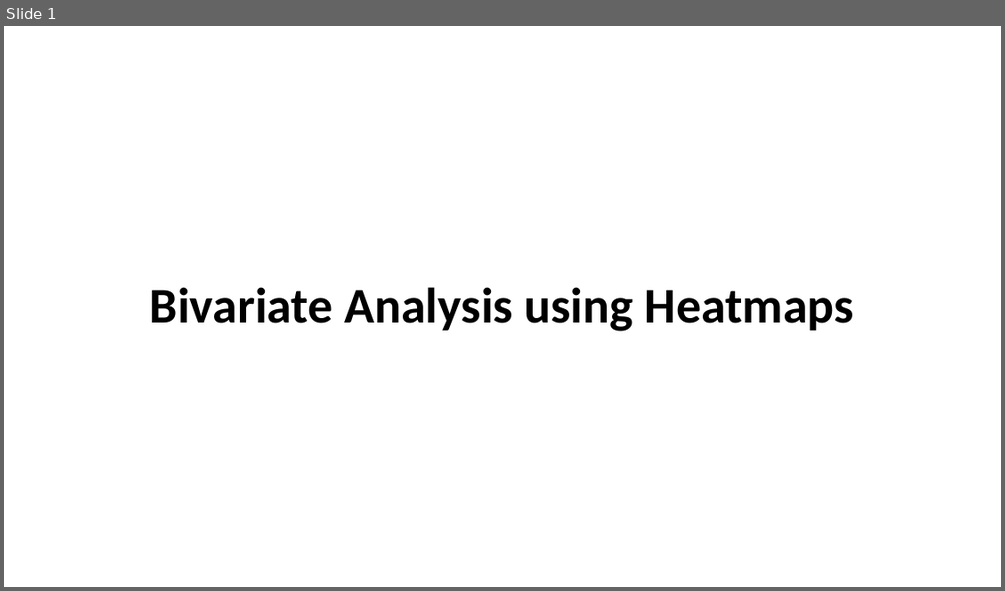
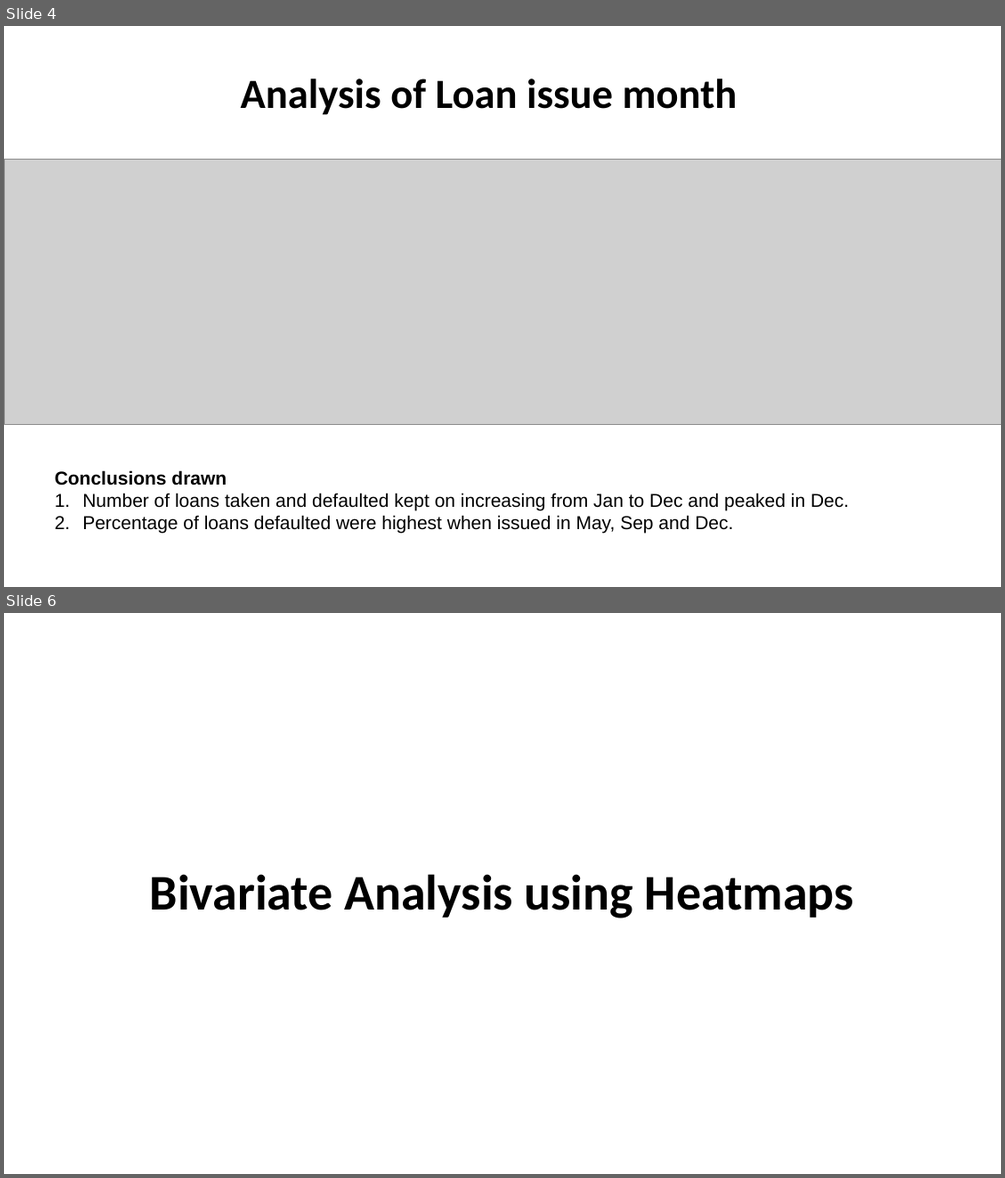
Before and after one commit to karthikgadepalli/LendingClubCaseStudy, a slide deck: Radhika_Karthik_LendingClubCaseStudyAnalysis.pptx. Shown one above the other, each under a label of ours: slide 1 before the commit, slides 4 and 6 after it; the slides between them are not shown. The pictures are 1005x591 and 1005x1178 pixels, drawn with LibreOffice and Linux fonts; fonts in the diff are those of the drawing; grey boxes stand for pictures. Boxes give left, top, right and bottom in pixels: in the first picture for what was removed or moved away, otherwise in the second. Text is boxed around its words. In the diff, an @@ line names an element or a change of style, - is before the commit and + after.

Commit message:
Added analysis of continuous variables using binning

```diff
--- a/Radhika_Karthik_LendingClubCaseStudyAnalysis.pptx
+++ b/Radhika_Karthik_LendingClubCaseStudyAnalysis.pptx
@@ slide 4 added at [4, 26, 1001, 587], background #FFFFFF @@
@@ text added at [241, 79, 737, 115], 40 pt, text #000000, bold @@
+Analysis of Loan issue month
@@ picture added at [4, 160, 1001, 424] @@
@@ text added at [55, 470, 849, 533], 18 pt, text #000000 @@
+Conclusions drawn
+1. Number of loans taken and defaulted kept on increasing from Jan to Dec and peaked in Dec.
+2. Percentage of loans defaulted were highest when issued in May, Sep and Dec.
@@ what was slide 1 is now slide 6 @@
```
Also in this commit, not shown: 4 other slides added.
